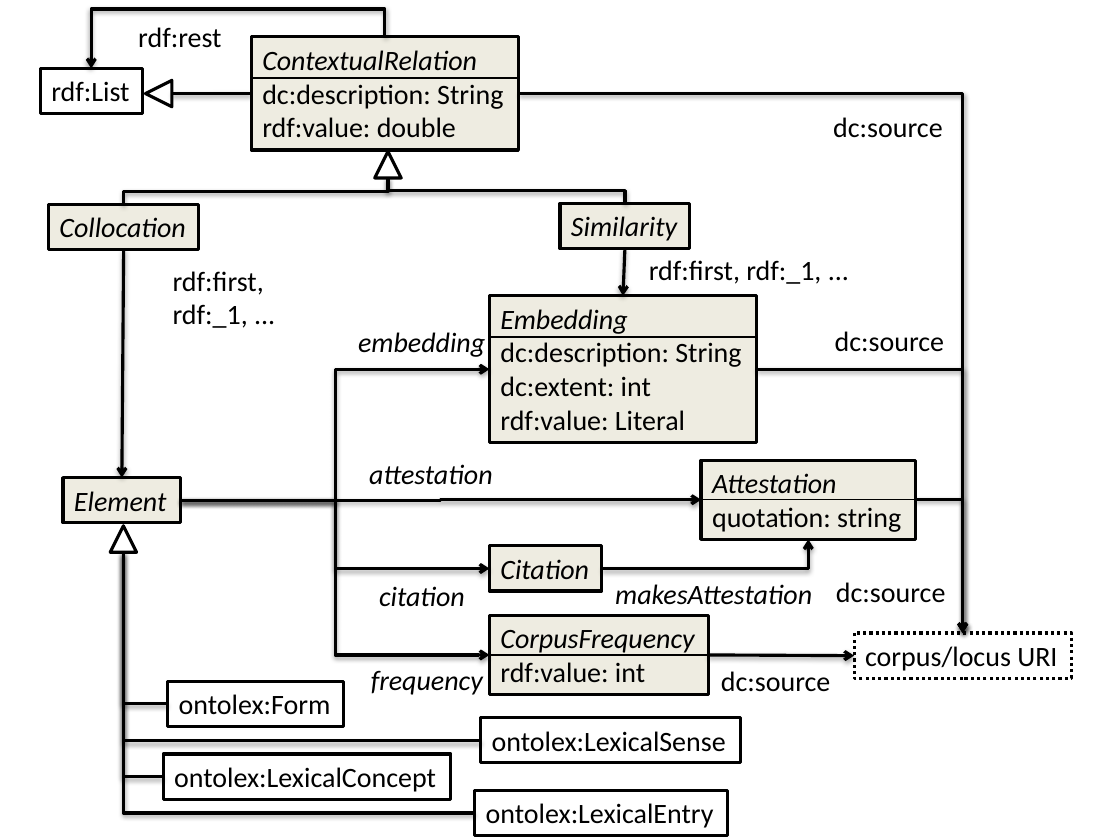
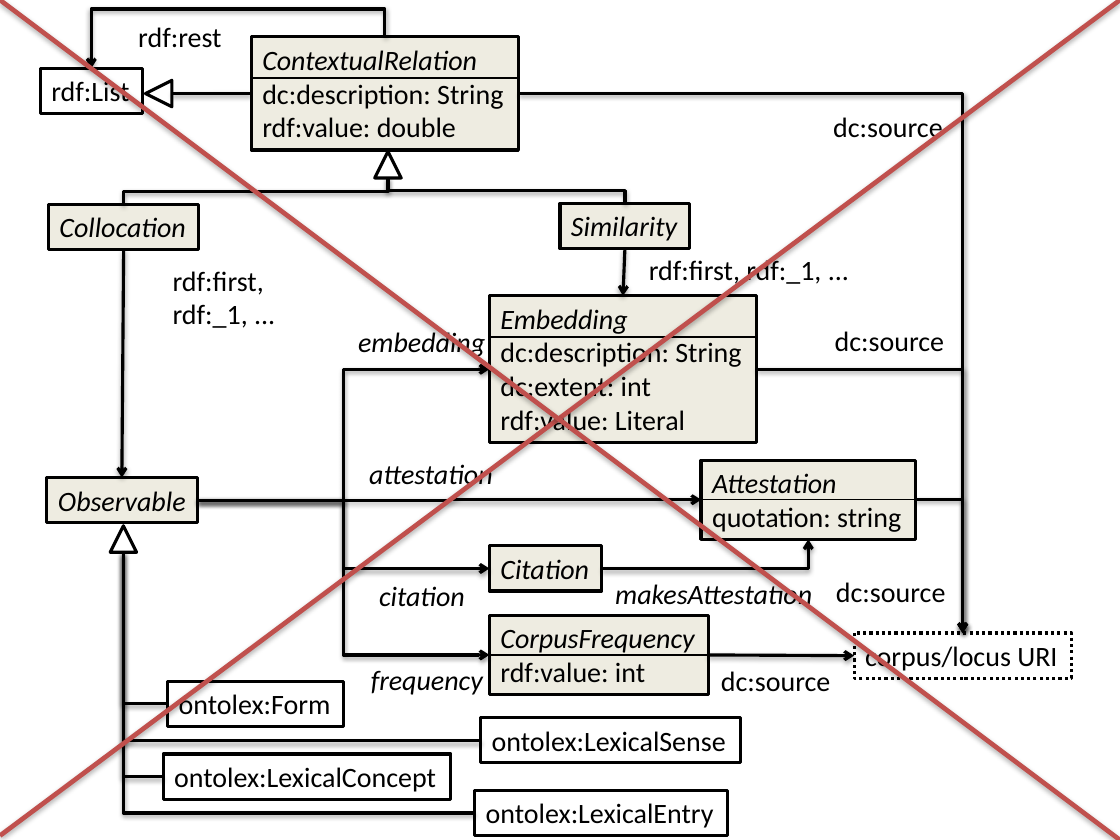
Before and after one commit to ontolex/frequency-attestation-corpus-information, a slide deck: slide 11 of img/source.pptx (slide 2 before the commit). Drawn at 1120x840 pixels with LibreOffice and Linux fonts; fonts in the diff are those of the drawing. Boxes give left, top, right and bottom in pixels: in the first picture for what was removed or moved away, otherwise in the second. Text is boxed around its words. In the diff, an @@ line names an element or a change of style, - is before the commit and + after.

Commit message:
updated diagram (text not yet updated)

```diff
--- a/img/source.pptx
+++ b/img/source.pptx
@@ line added from (0, 836) to (1120, 0), #C0504D 3 pt @@
@@ line added from (0, 0) to (1120, 840), #C0504D 3 pt @@
@@ elbow arrow moved from (180, 501) - (489, 370) to (197, 501) - (489, 370) @@
@@ rectangle "Observable" resized from (x1=63, y1=477, x2=180, y2=522) to (x1=46, y1=477, x2=197, y2=522) @@
@@ text in rectangle at (x1=58, y1=491, x2=186, y2=512): text changed @@
-Element
+Observable
@@ elbow arrow moved from (180, 501) - (701, 500) to (197, 501) - (701, 500) @@
@@ elbow arrow moved from (180, 501) - (489, 655) to (197, 501) - (489, 655) @@
@@ elbow arrow moved from (180, 501) - (489, 569) to (197, 501) - (489, 569) @@
```
Also in this commit, not shown: 7 other slides changed, 8 slides added.
